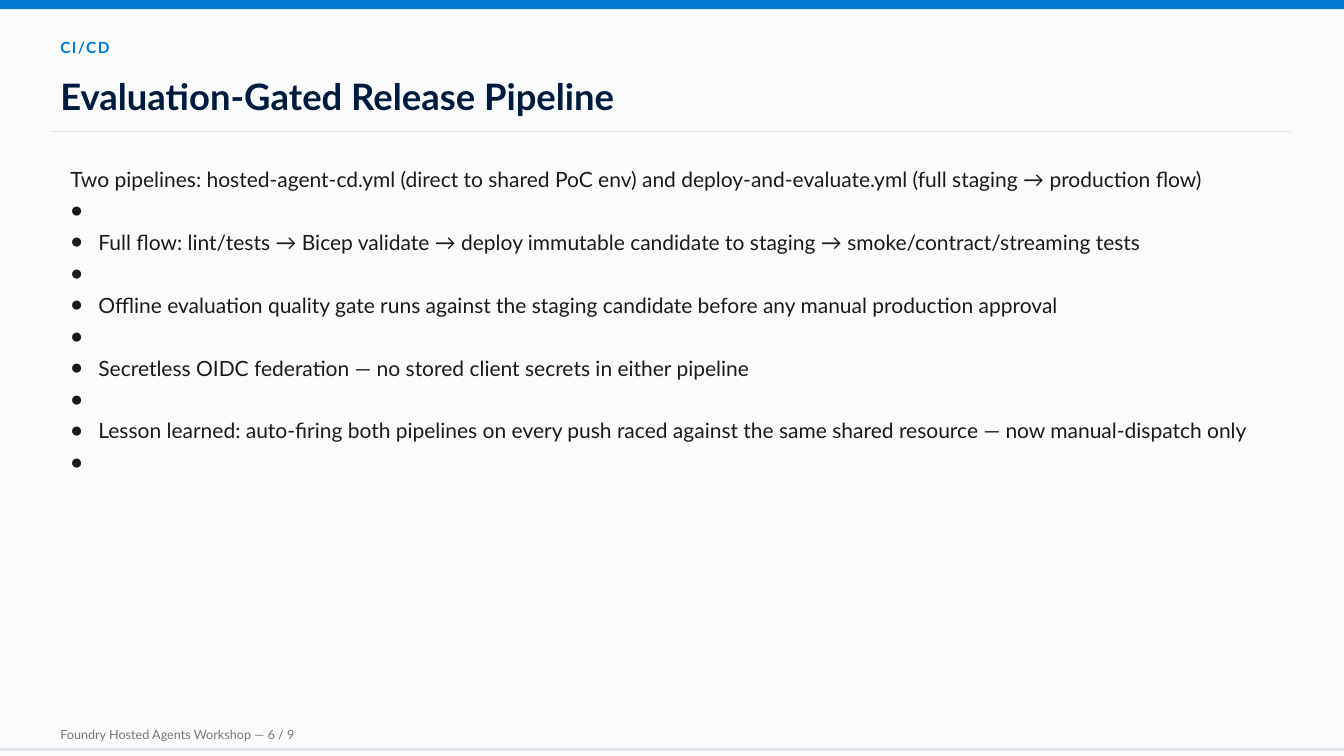
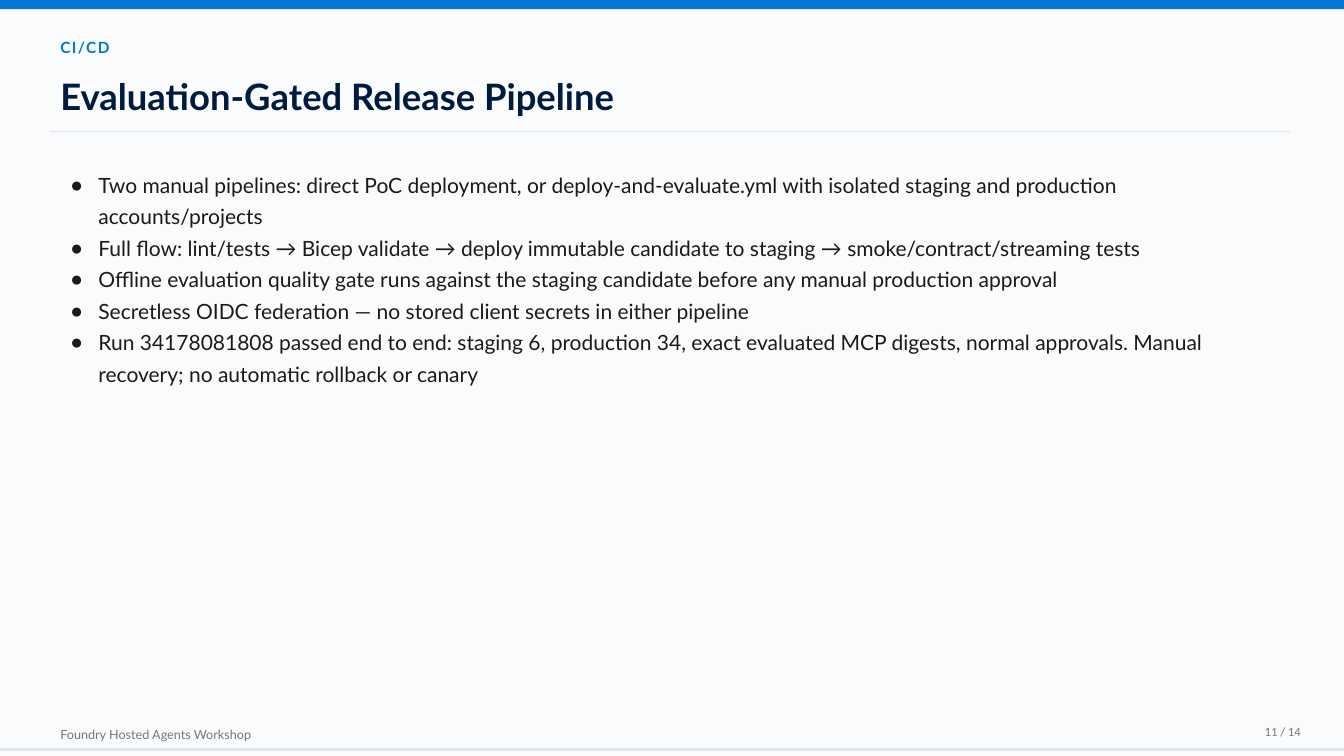
Before and after one commit to devopsabcs-engineering/foundry-hosted-agents, a slide deck: slide 11 of docs/assets/decks/foundry-hosted-agents-workshop-en.pptx (slide 7 before the commit). Drawn at 1344x756 pixels with LibreOffice and Linux fonts; fonts in the diff are those of the drawing. Boxes give left, top, right and bottom in pixels: in the first picture for what was removed or moved away, otherwise in the second. Text is boxed around its words. In the diff, an @@ line names an element or a change of style, - is before the commit and + after.

```diff
--- a/docs/assets/decks/foundry-hosted-agents-workshop-en.pptx
+++ b/docs/assets/decks/foundry-hosted-agents-workshop-en.pptx
@@ text at (98,177,1117,228): text changed @@
-● Two pipelines: hosted-agent-cd.yml (direct to shared PoC env) and deploy-and-evaluate.yml (full staging → production flow)
+● Two manual pipelines: direct PoC deployment, or deploy-and-evaluate.yml with isolated staging and production accounts/projects
@@ text at (98,334,1201,386): text changed @@
-● Lesson learned: auto-firing both pipelines on every push raced against the same shared resource — now manual-dispatch only
+● Run 34178081808 passed end to end: staging 6, production 34, exact evaluated MCP digests, normal approvals. Manual recovery; no automatic rollback or canary
@@ text at (60,730,251,741): text changed @@
-Foundry Hosted Agents Workshop — 6 / 9
+Foundry Hosted Agents Workshop
@@ text added at (1265,728,1301,736), 9 pt, text #767676 @@
+11 / 14
```
Also in this commit, not shown: 8 other slides changed, 5 slides added, 1 slide removed, 43 other files.
